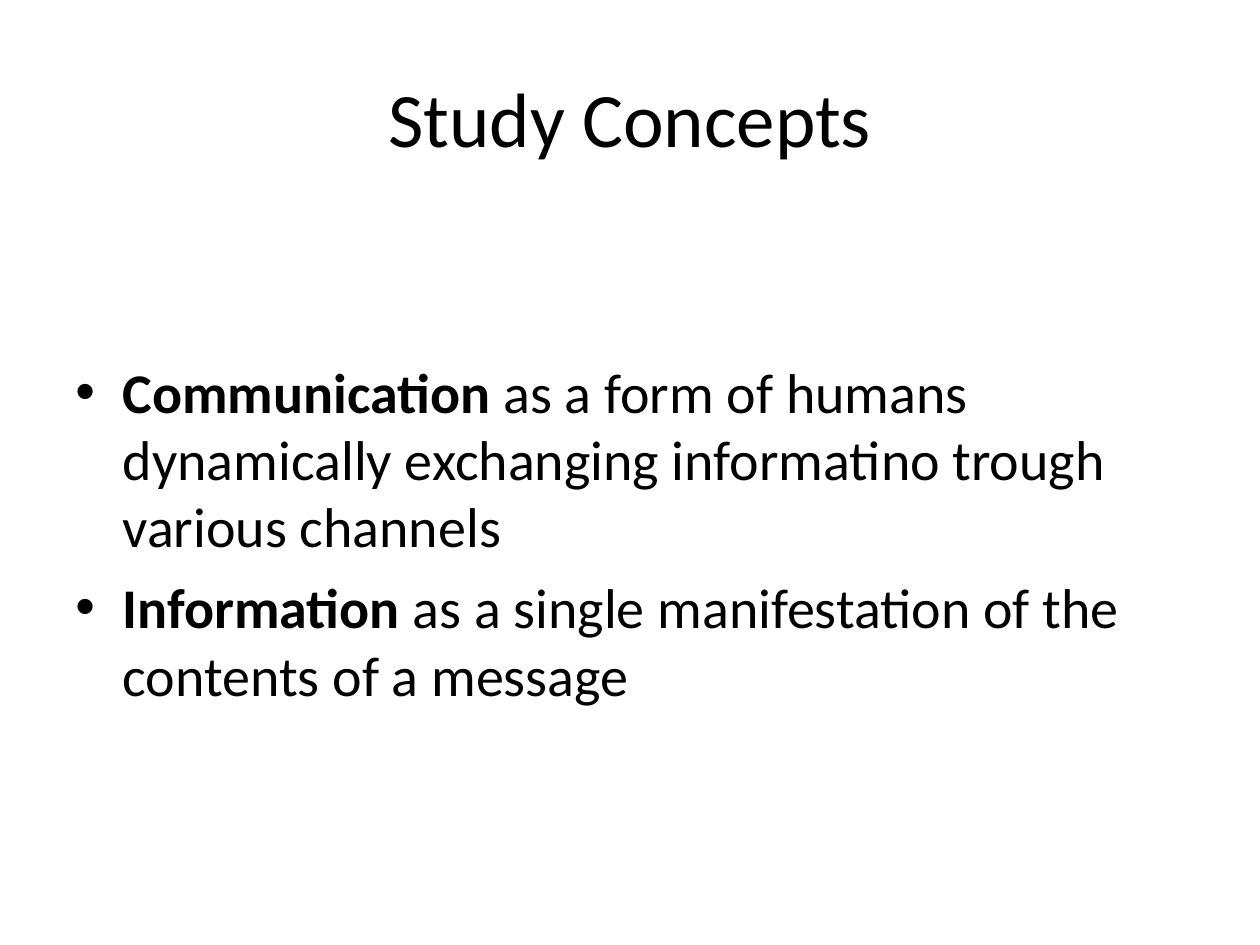
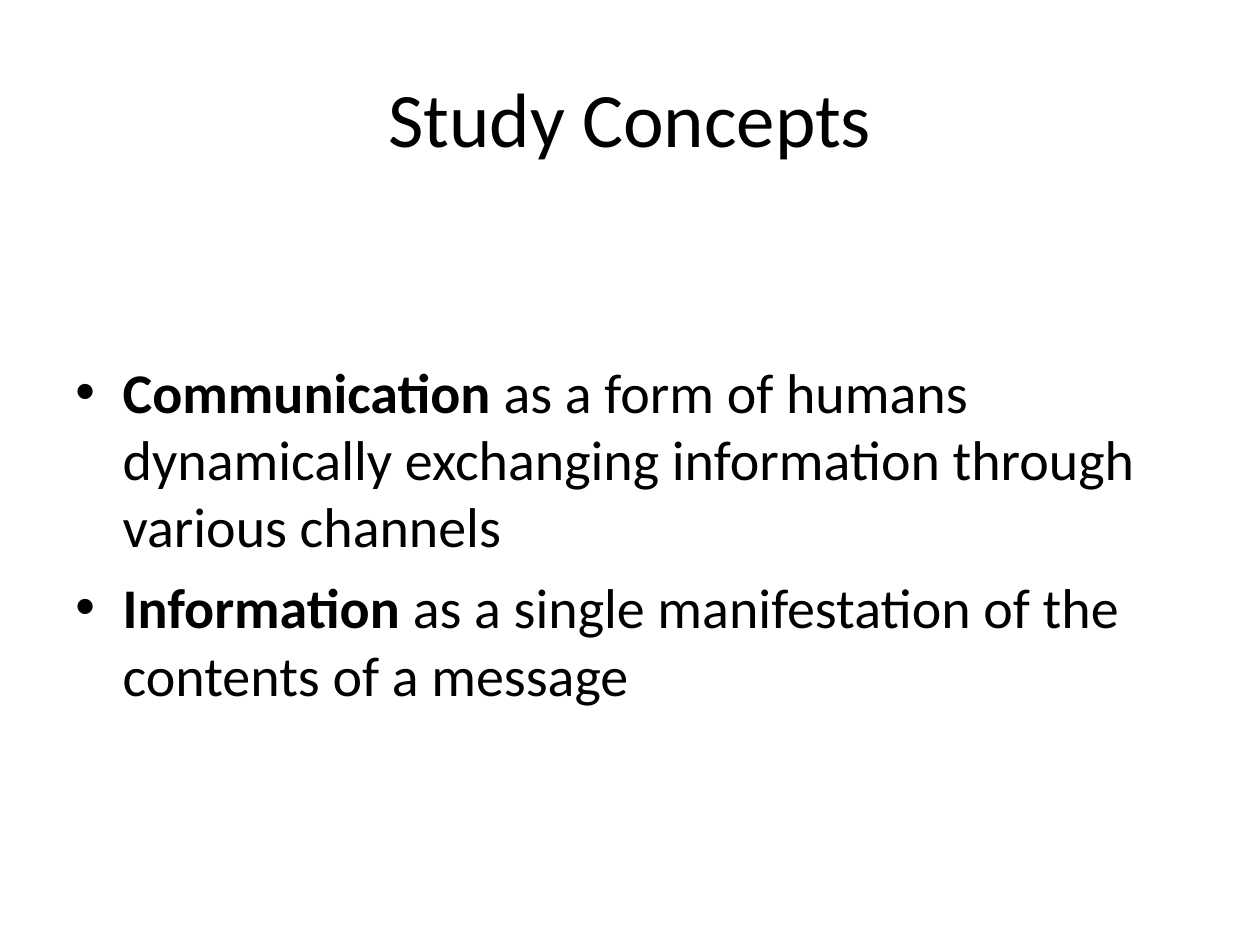
Before and after one commit to tdeekens/msc-thesis, a slide deck: slide 4 of presentations/thesis-presentation-ericsson/final-presentation-ericsson.ppt. Drawn at 1260x945 pixels with LibreOffice and Linux fonts; fonts in the diff are those of the drawing. Boxes give left, top, right and bottom in pixels: in the first picture for what was removed or moved away, otherwise in the second. Text is boxed around its words. In the diff, an @@ line names an element or a change of style, - is before the commit and + after.

Commit message:
Removes typos from final presentation at Es.

```diff
--- a/presentations/thesis-presentation-ericsson/final-presentation-ericsson.ppt
+++ b/presentations/thesis-presentation-ericsson/final-presentation-ericsson.ppt
@@ text at (x1=123, y1=373, x2=1134, y2=548): text changed @@
-• Communication as a form of humans dynamically exchanging informatino trough various channels
+• Communication as a form of humans dynamically exchanging information through various channels
```
